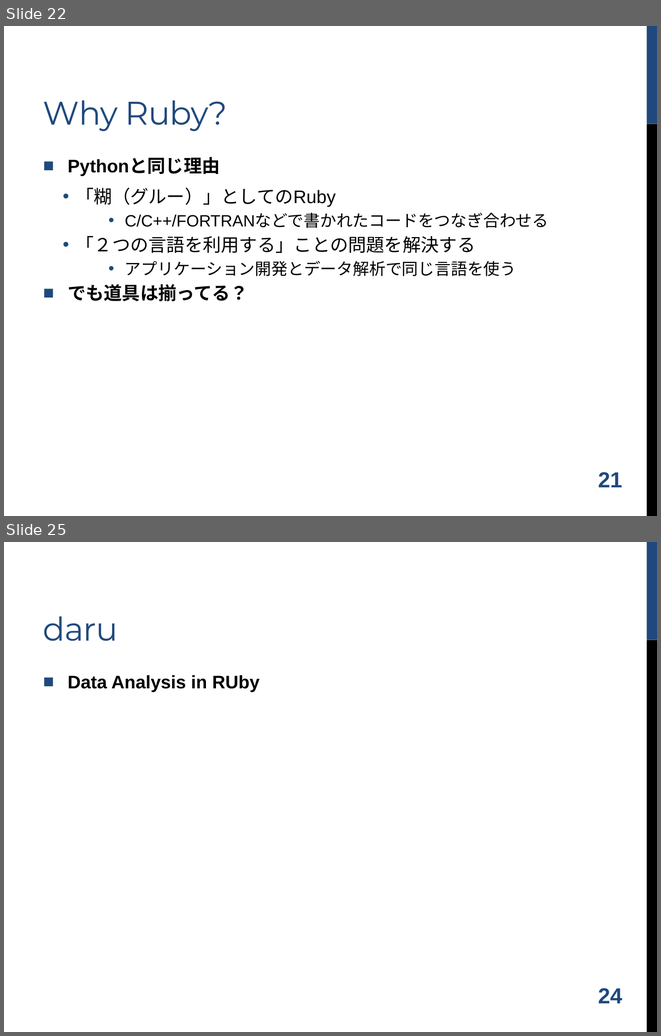
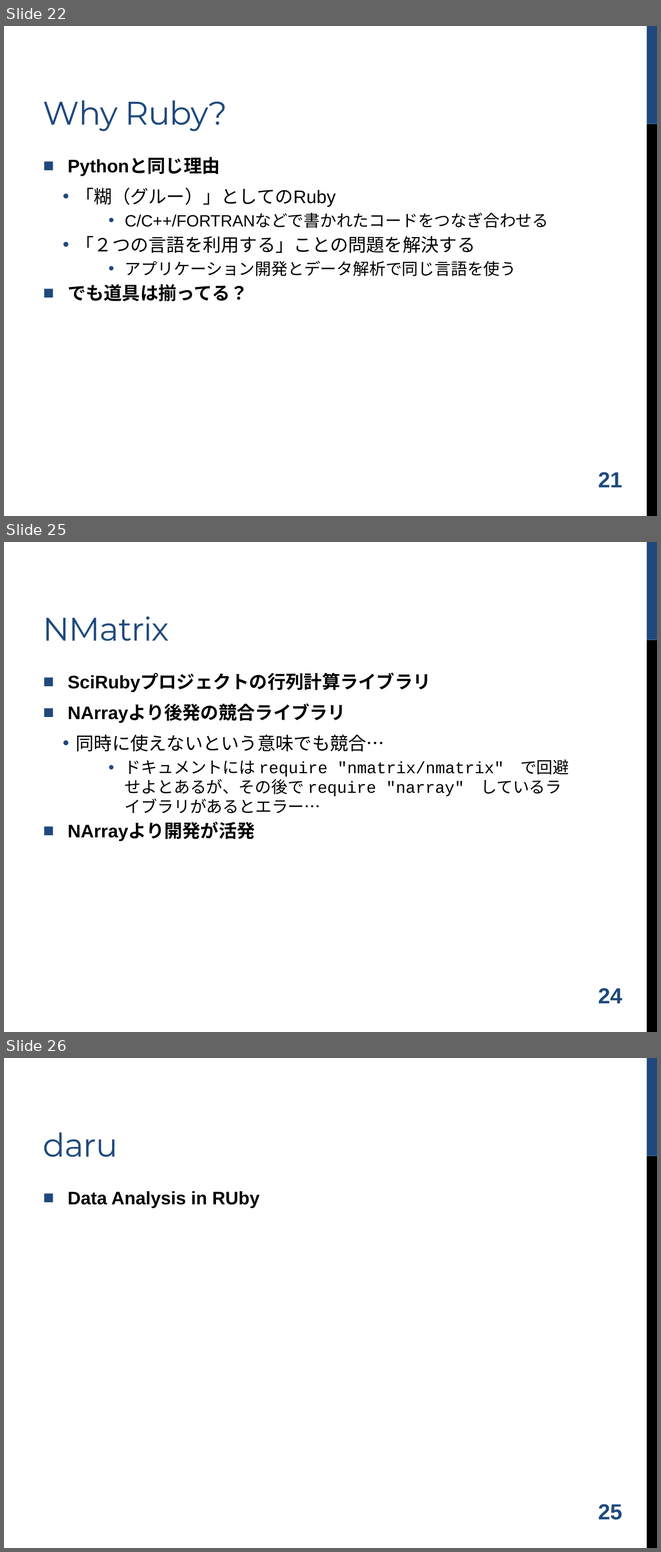
Before and after one commit to shugo/DCW2016, a slide deck: ruby_data_analysis.pptx. Shown one above the other, each under a label of ours: slides 22 and 25 before the commit, slides 22, 25 and 26 after it; the slides between them are not shown. The pictures are 661x1036 and 661x1552 pixels, drawn with LibreOffice and Linux fonts; fonts in the diff are those of the drawing; background and template pictures are left out. Boxes give left, top, right and bottom in pixels: in the first picture for what was removed or moved away, otherwise in the second. Text is boxed around its words. In the diff, an @@ line names an element or a change of style, - is before the commit and + after.

```diff
--- a/ruby_data_analysis.pptx
+++ b/ruby_data_analysis.pptx
@@ slide 25 added at (x1=4, y1=542, x2=657, y2=1032), background #FFFFFF; not listed: 2 template elements that a slide beside it also shows @@
@@ title added at (x1=43, y1=616, x2=169, y2=641), 36 pt, text #1F497D @@
+NMatrix
@@ text added at (x1=68, y1=674, x2=569, y2=841), 18 pt, text #000000 @@
+■ SciRubyプロジェクトの行列計算ライブラリ
+■ NArrayより後発の競合ライブラリ
+  • 同時に使えないという意味でも競合…
+    • ドキュメントには require "nmatrix/nmatrix" で回避せよとあるが、その後で require "narray" しているライブラリがあるとエラー…
+■ NArrayより開発が活発
@@ page number added at (x1=598, y1=988, x2=623, y2=1003), 24 pt, text #1F497D, bold @@
+24
@@ what was slide 25 is now slide 26 @@
@@ page number at (x1=598, y1=1504, x2=623, y2=1520): text changed @@
-24
+25
```
Also in this commit, not shown: 1 slide changed, 1 other slide added, 1 slide removed, 2 other files.
